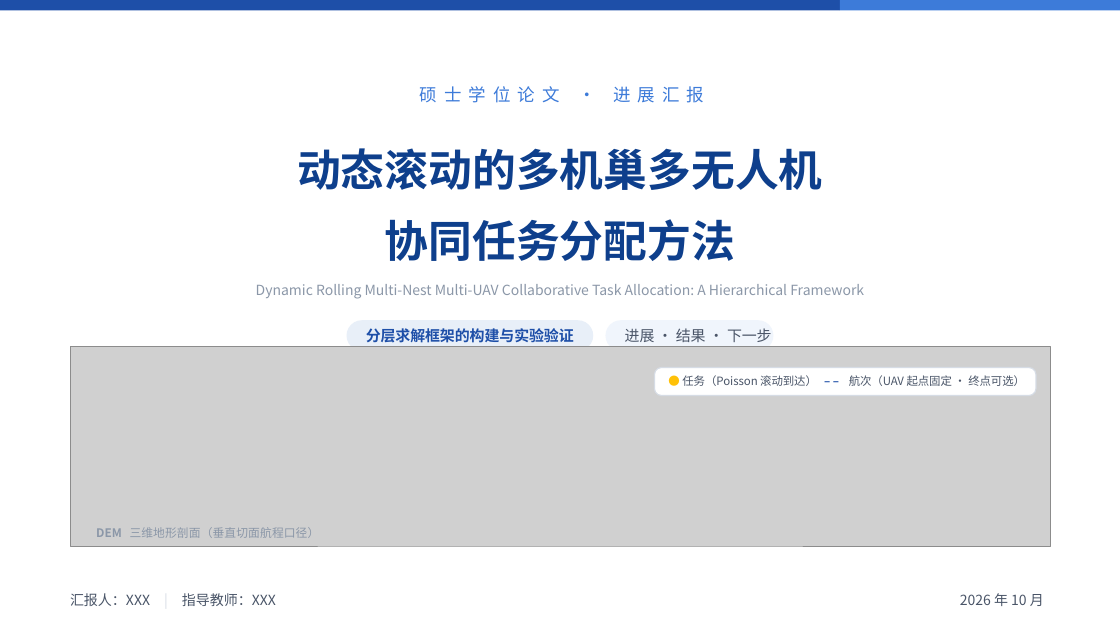
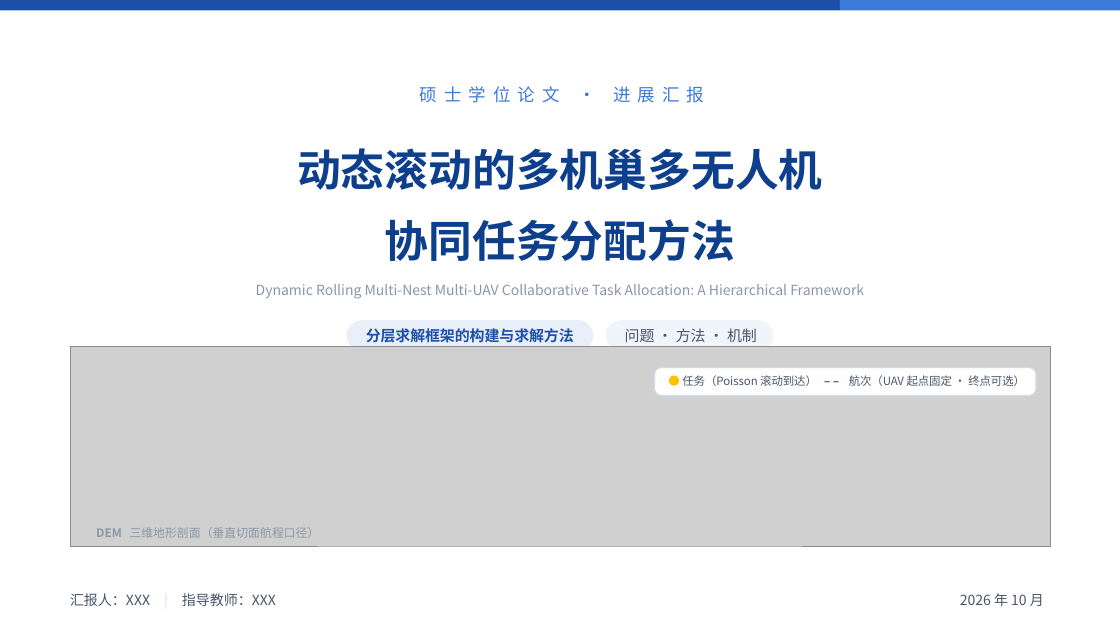
Before and after one commit to 909347194/ExperimentForGraduation, a slide deck: slide 1 of UAV协同任务分配方法-进展汇报/UAV协同任务分配方法-进展汇报.pptx. Drawn at 1120x630 pixels with LibreOffice and Linux fonts; fonts in the diff are those of the drawing; grey boxes stand for pictures. Boxes give left, top, right and bottom in pixels: in the first picture for what was removed or moved away, otherwise in the second. Text is boxed around its words. In the diff, an @@ line names an element or a change of style, - is before the commit and + after.

Commit message:
docs(ppt): 方法专版重构——移除全部实验内容，新增滚动闭环页
- 删 5 页实验内容（04 章扉页 / exp01 / exp02 / 性能瓶颈 / 证据边界与计划），
  实验图资产 fig_exp*.png 一并清除
- 新增 P6「动态滚动与闭环运行」（任务池演化 / 机队状态更新 / 周期时序 /
  完成反馈闸门 / 滞留防饥饿），补上标题里「动态滚动」的方法空缺
- P4 左图由 exp01 实测图改为「任务池状态演化示意」原生矢量图（灰→橙→绿）
- 全deck 去实验表述：目录改 3 章、扉页导航 01-03、页码 02–11/12 重编、
  封面/结束页/模型页措辞同步（big-M 标注改为兼容口径）
- slides/*.slide 源同步（含重编号 06→12、新增 06.slide）

```diff
--- a/UAV协同任务分配方法-进展汇报/UAV协同任务分配方法-进展汇报.pptx
+++ b/UAV协同任务分配方法-进展汇报/UAV协同任务分配方法-进展汇报.pptx
@@ text at <box>366,328,574,343</box>: text changed @@
-分层求解框架的构建与实验验证
+分层求解框架的构建与求解方法
@@ text at <box>625,328,757,342</box>: text changed @@
-进展 · 结果 · 下一步
+问题 · 方法 · 机制
```
Also in this commit, not shown: 10 other slides changed, 1 slide added, 5 slides removed, 21 other files.
